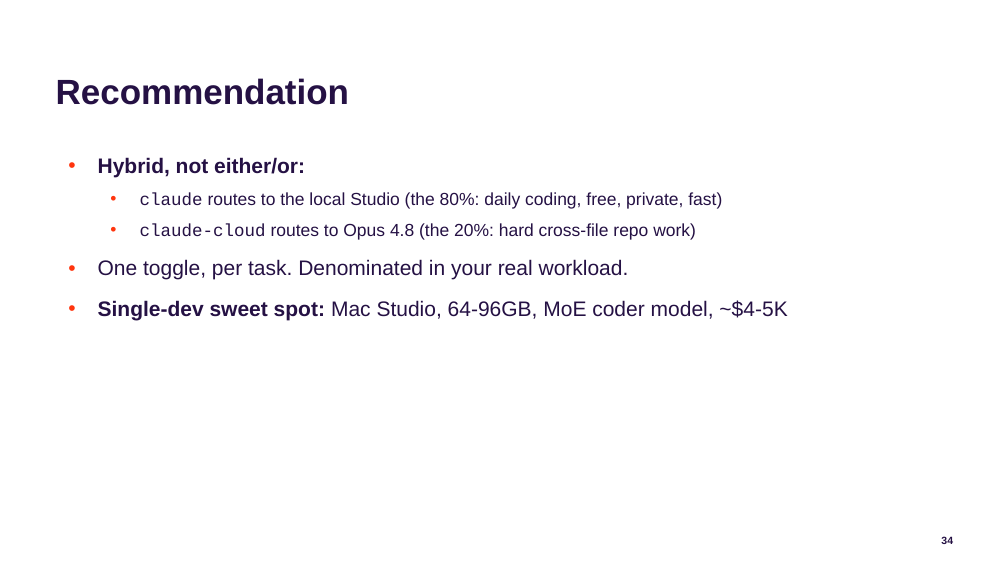
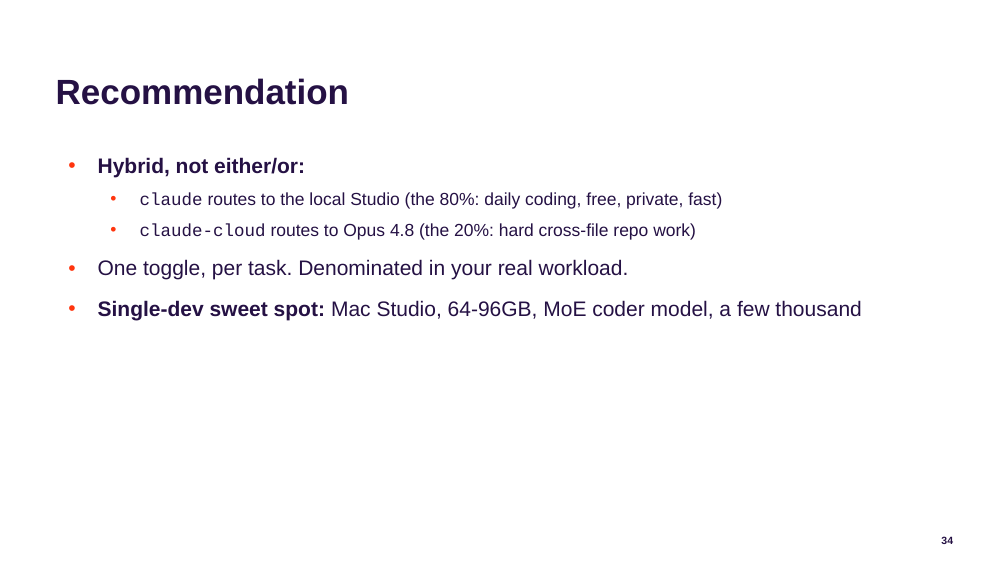
Before and after one commit to jconnolly/local-llm-pi5, a slide deck: slide 34 of local-llm-datasociety.pptx. Drawn at 1008x567 pixels with LibreOffice and Linux fonts; fonts in the diff are those of the drawing; background and template pictures are left out. Boxes give left, top, right and bottom in pixels: in the first picture for what was removed or moved away, otherwise in the second. Text is boxed around its words. In the diff, an @@ line names an element or a change of style, - is before the commit and + after.

```diff
--- a/local-llm-datasociety.pptx
+++ b/local-llm-datasociety.pptx
@@ text at [98,300,861,320]: text changed @@
-• Single-dev sweet spot: Mac Studio, 64-96GB, MoE coder model, ~$4-5K
+• Single-dev sweet spot: Mac Studio, 64-96GB, MoE coder model, a few thousand
```
Also in this commit, not shown: 6 other slides changed, 3 other files.
